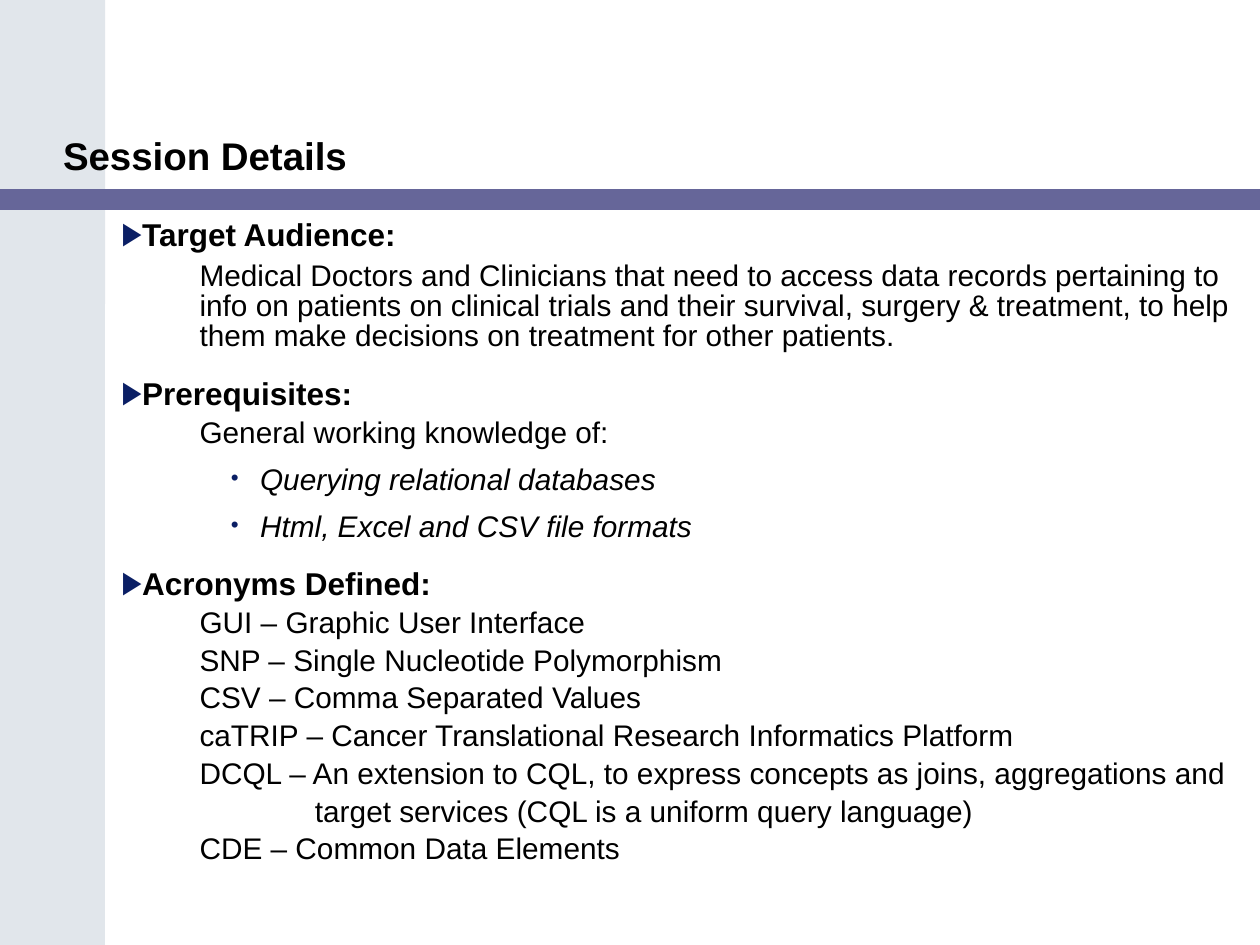
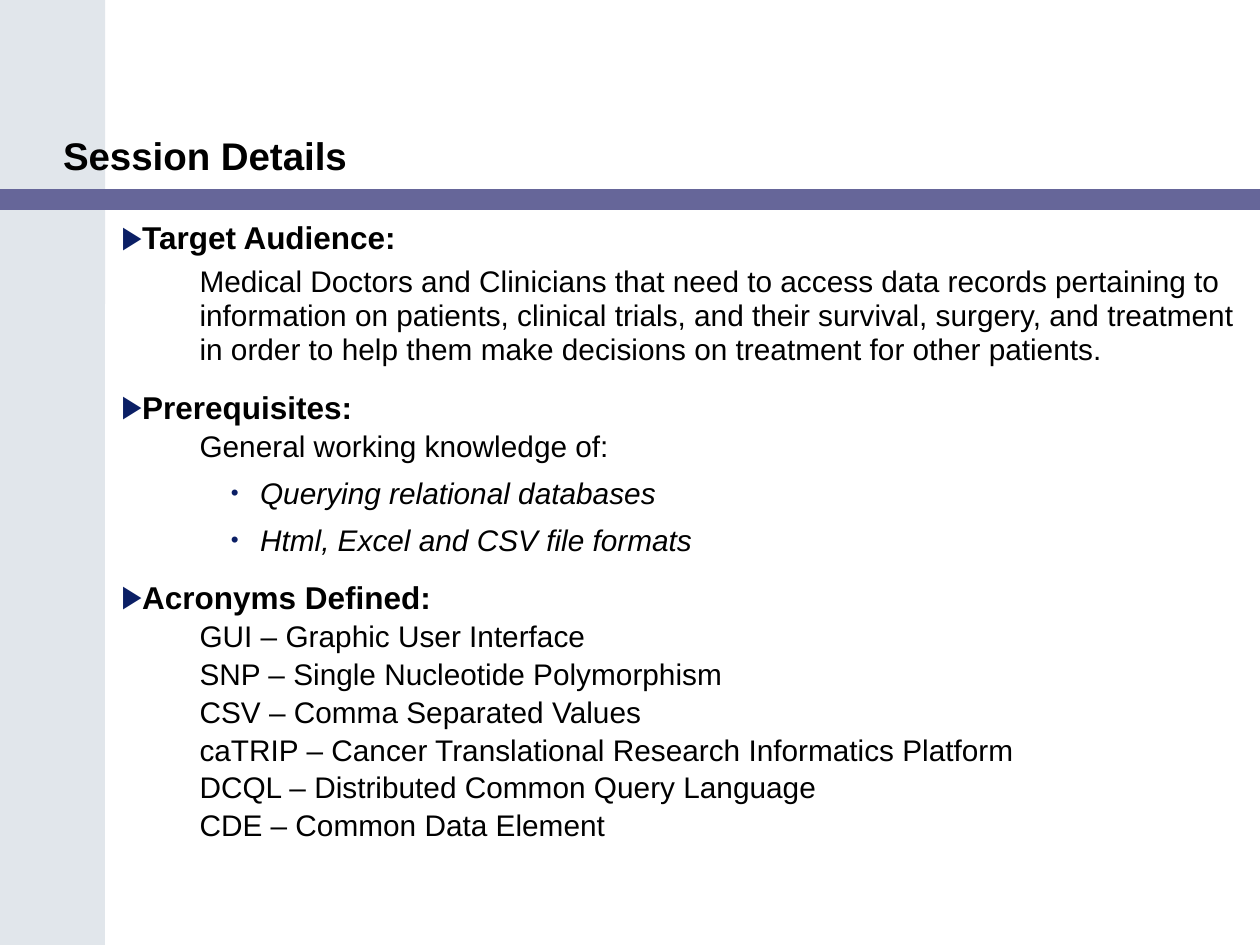
Before and after one commit to NCIP/catrip, a slide deck: slide 2 of catrip/documentation/training/caTRIP_Training_Module.ppt. Drawn at 1260x945 pixels with LibreOffice and Linux fonts; fonts in the diff are those of the drawing. Boxes give left, top, right and bottom in pixels: in the first picture for what was removed or moved away, otherwise in the second. Text is boxed around its words. In the diff, an @@ line names an element or a change of style, - is before the commit and + after.

```diff
--- a/catrip/documentation/training/caTRIP_Training_Module.ppt
+++ b/catrip/documentation/training/caTRIP_Training_Module.ppt
@@ text at (x1=121, y1=226, x2=396, y2=256): line spacing 0.85 to 0.95 @@
@@ text at (x1=200, y1=270, x2=1233, y2=366): text changed @@
-  Medical Doctors and Clinicians that need to access data records pertaining to info on patients on clinical trials and their survival, surgery & treatment, to help them make decisions on treatment for other patients.
+  Medical Doctors and Clinicians that need to access data records pertaining to information on patients, clinical trials, and their survival, surgery, and treatment in order to help them make decisions on treatment for other patients.
@@ text at (x1=200, y1=776, x2=816, y2=837): text changed @@
-  DCQL – An extension to CQL, to express concepts as joins, aggregations and
-  target services (CQL is a uniform query language)
-  CDE – Common Data Elements
+  DCQL – Distributed Common Query Language
+  CDE – Common Data Element
```
Also in this commit, not shown: 20 other slides changed, 18 slides added, 6 slides removed.
